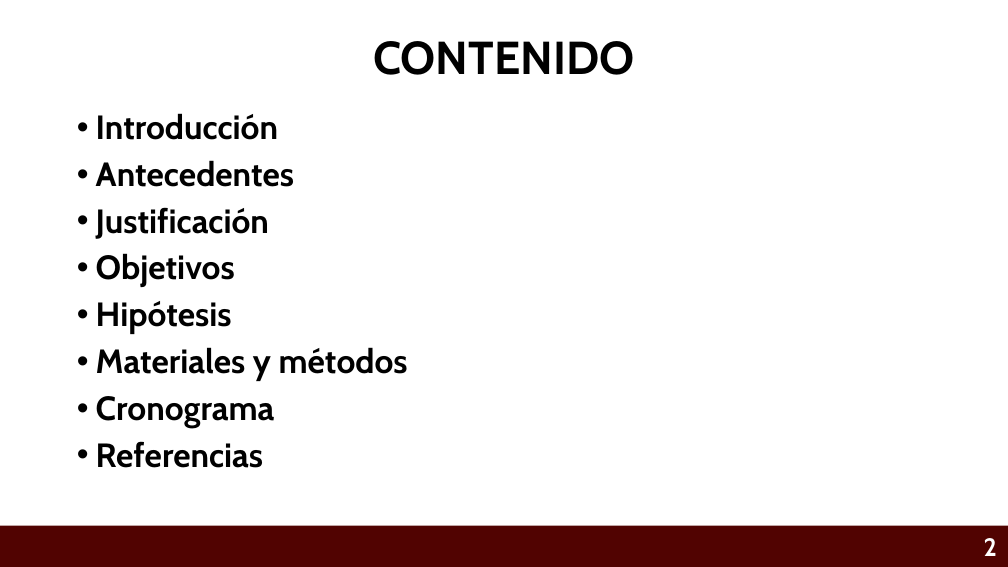
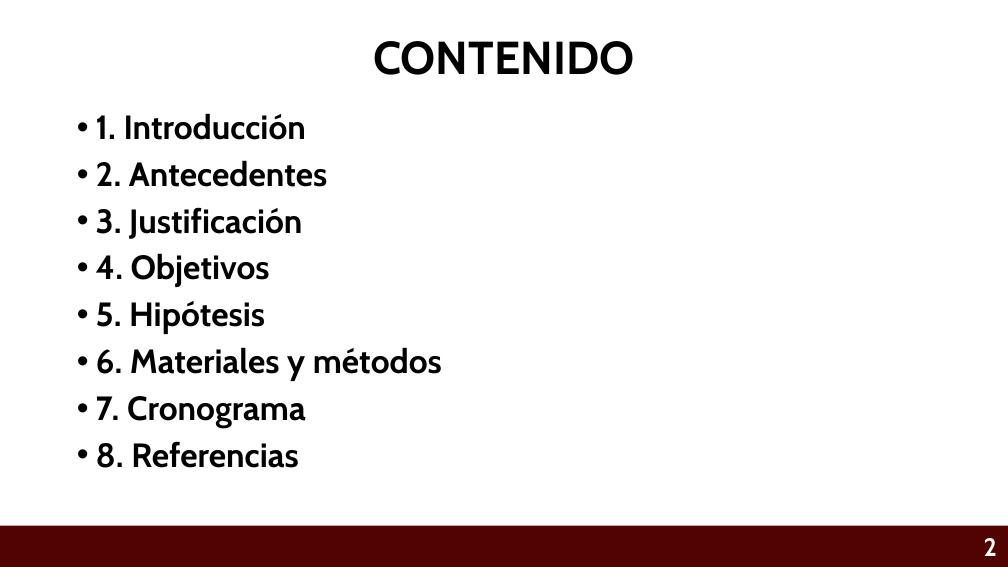
Before and after one commit to Eliud7720/Alzheimer---Anteproyecto, a slide deck: slide 2 of CRIBADO VIRTUAL INTELIGENTE PARA IDENTIFICAR INHIBIDORES MULTI-BLANCO ENFOCADOS AL TRATAMIENTO DE LA .pptx. Drawn at 1008x567 pixels with LibreOffice and Linux fonts; fonts in the diff are those of the drawing; background and template pictures are left out. Boxes give left, top, right and bottom in pixels: in the first picture for what was removed or moved away, otherwise in the second. Text is boxed around its words. In the diff, an @@ line names an element or a change of style, - is before the commit and + after.

```diff
--- a/CRIBADO VIRTUAL INTELIGENTE PARA IDENTIFICAR INHIBIDORES MULTI-BLANCO ENFOCADOS AL TRATAMIENTO DE LA .pptx
+++ b/CRIBADO VIRTUAL INTELIGENTE PARA IDENTIFICAR INHIBIDORES MULTI-BLANCO ENFOCADOS AL TRATAMIENTO DE LA .pptx
@@ text at box(96, 113, 442, 468): text changed @@
-• Introducción
-• Antecedentes
-• Justificación
-• Objetivos
-• Hipótesis
-• Materiales y métodos
-• Cronograma
-• Referencias
+• 1. Introducción
+• 2. Antecedentes
+• 3. Justificación
+• 4. Objetivos
+• 5. Hipótesis
+• 6. Materiales y métodos
+• 7. Cronograma
+• 8. Referencias
```
Also in this commit, not shown: 12 other slides changed, 8 slides added, 4 slides removed.
